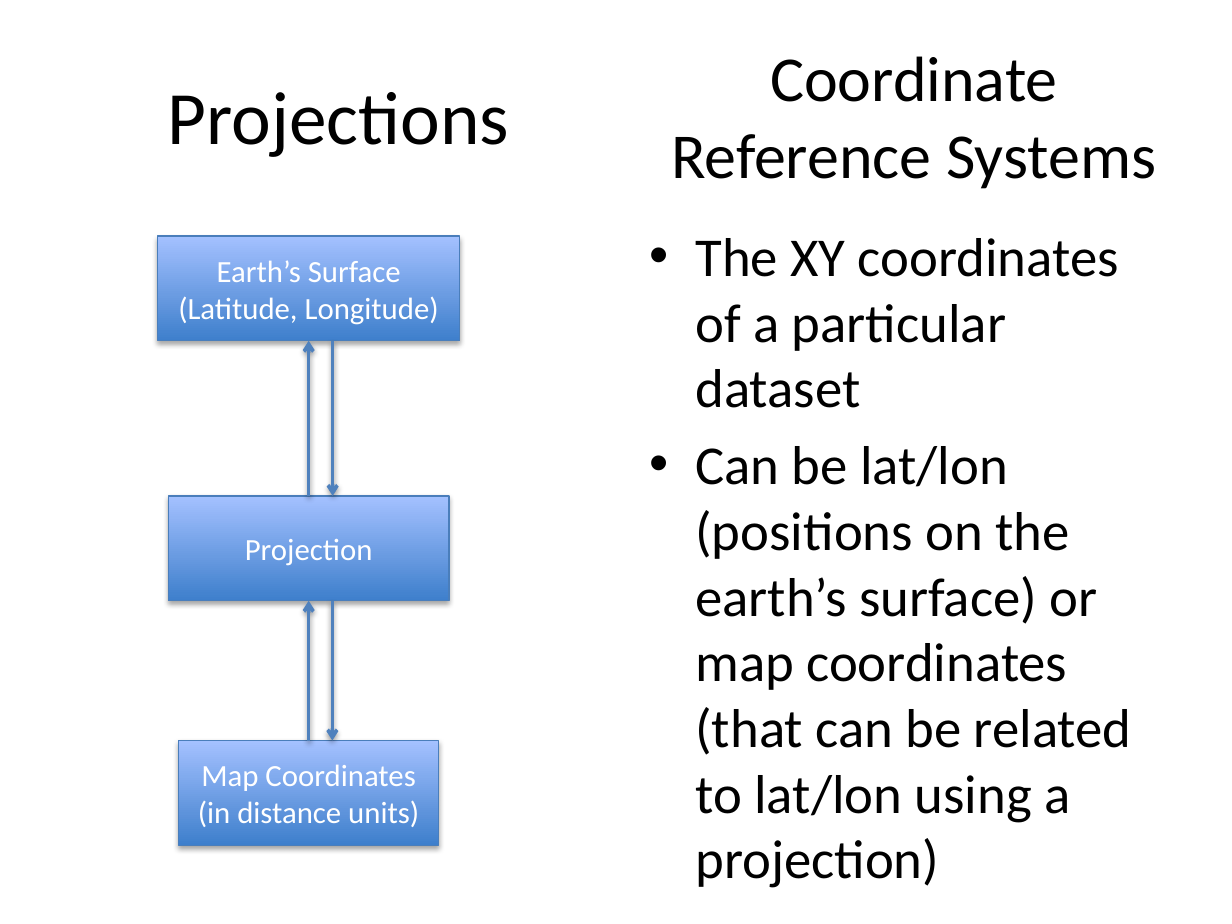
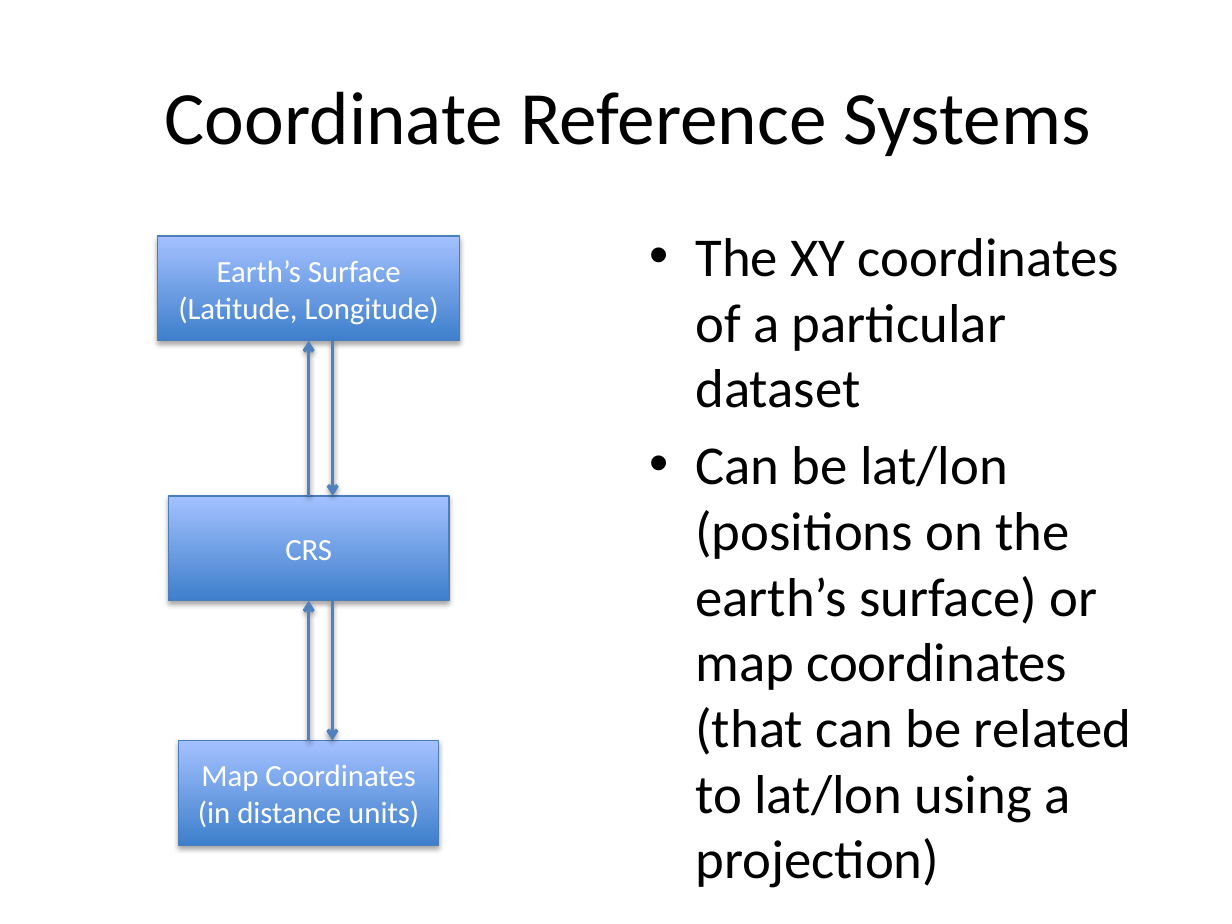
Before and after one commit to paleolimbot/qgis-intro, a slide deck: slide 5 of resources/ppt/03-refresher.pptx. Drawn at 1232x924 pixels with LibreOffice and Linux fonts; fonts in the diff are those of the drawing. Boxes give left, top, right and bottom in pixels: in the first picture for what was removed or moved away, otherwise in the second. Text is boxed around its words. In the diff, an @@ line names an element or a change of style, - is before the commit and + after.

```diff
--- a/resources/ppt/03-refresher.pptx
+++ b/resources/ppt/03-refresher.pptx
@@ title "Coordinate Reference Systems": place and size @@
-title "Coordinate Reference Systems" at <box>671,56,1156,189</box>
+title "Coordinate Reference Systems" at <box>165,91,1090,156</box>
@@ title "Coordinate Reference Systems" at <box>165,91,1090,156</box>: size 37.4 to 44 pt @@
@@ title removed at <box>168,92,509,157</box> @@
-Projections
@@ text in rectangle at <box>285,540,332,560</box>: text changed @@
-Projection
+CRS
```
Also in this commit, not shown: 1 other slide changed, 1 other file.
